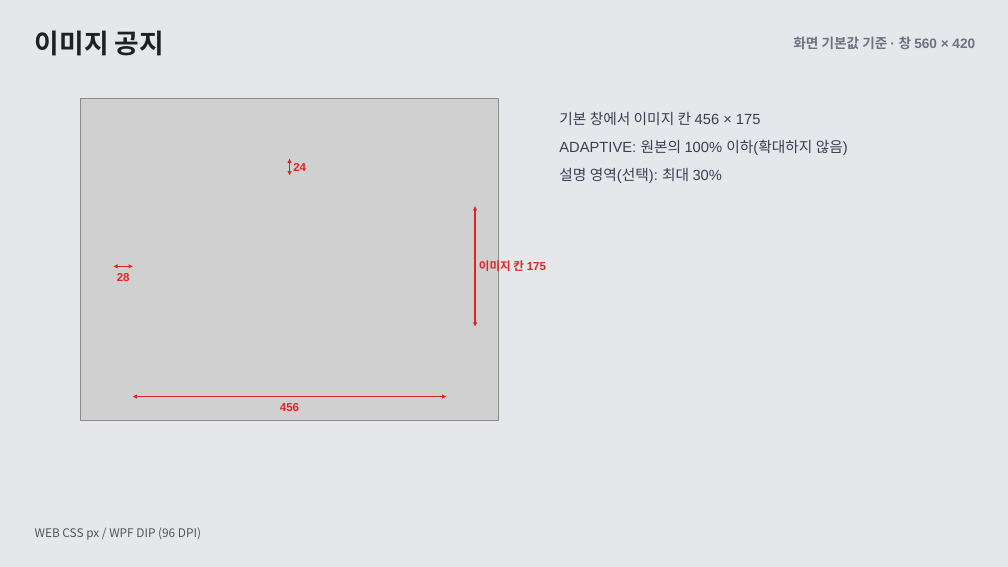
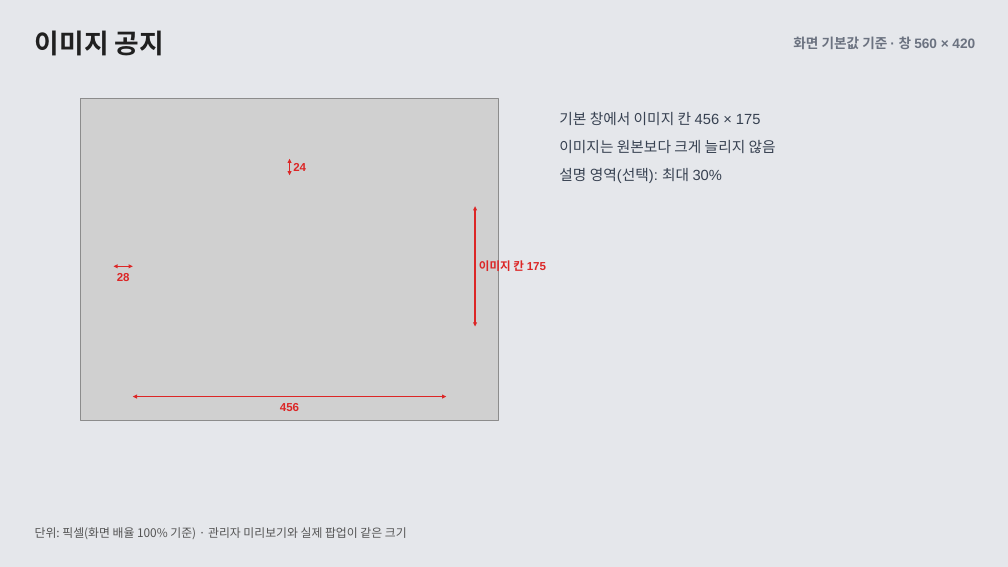
Before and after one commit to ok-sy/WPF_WindowsPopupWithC_proto, a slide deck: slide 4 of docs/design/61_popup_layout_guide/공통 팝업 UI 가이드 · WEB과 WPF (화면 기본값).pptx. Drawn at 1008x567 pixels with LibreOffice and Linux fonts; fonts in the diff are those of the drawing; grey boxes stand for pictures. Boxes give left, top, right and bottom in pixels: in the first picture for what was removed or moved away, otherwise in the second. Text is boxed around its words. In the diff, an @@ line names an element or a change of style, - is before the commit and + after.

```diff
--- a/docs/design/61_popup_layout_guide/공통 팝업 UI 가이드 · WEB과 WPF (화면 기본값).pptx
+++ b/docs/design/61_popup_layout_guide/공통 팝업 UI 가이드 · WEB과 WPF (화면 기본값).pptx
@@ text at [559,140,776,153]: text changed @@
-ADAPTIVE: 원본의 100% 이하(확대하지 않음)
+이미지는 원본보다 크게 늘리지 않음
@@ text at [35,527,407,539]: text changed @@
-WEB CSS px / WPF DIP (96 DPI)
+단위: 픽셀(화면 배율 100% 기준) · 관리자 미리보기와 실제 팝업이 같은 크기
```
Also in this commit, not shown: 10 other slides changed, 3 other files.
